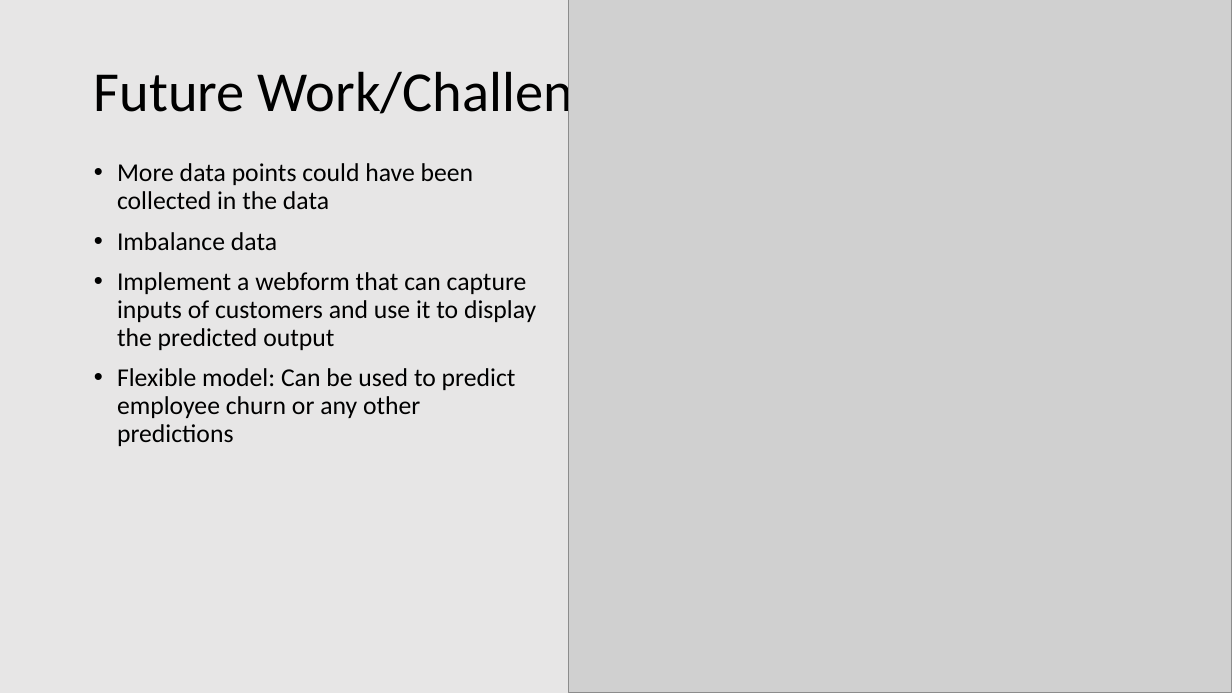
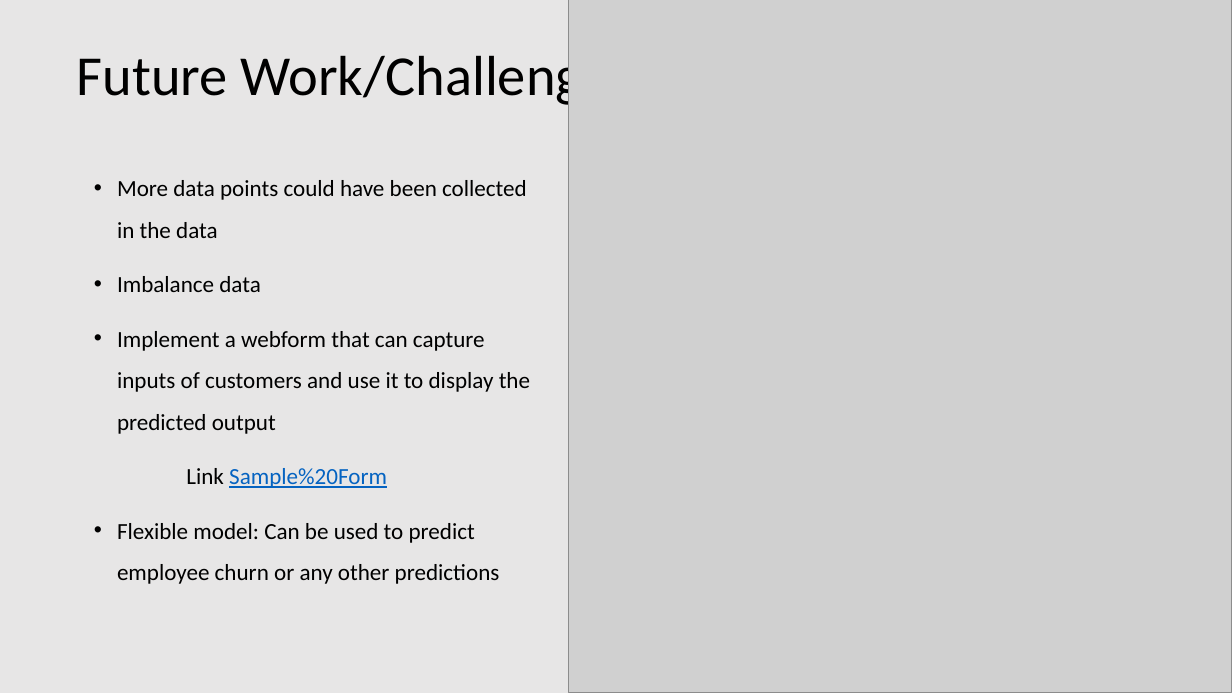
Before and after one commit to Zara1992/Predicting-Customer-Churn, a slide deck: slide 11 of Customer Churn Prediction.pptx. Drawn at 1232x693 pixels with LibreOffice and Linux fonts; fonts in the diff are those of the drawing; grey boxes stand for pictures. Boxes give left, top, right and bottom in pixels: in the first picture for what was removed or moved away, otherwise in the second. Text is boxed around its words. In the diff, an @@ line names an element or a change of style, - is before the commit and + after.

```diff
--- a/Customer Churn Prediction.pptx
+++ b/Customer Churn Prediction.pptx
@@ title "Future Work/Challenges": place and size @@
-title "Future Work/Challenges" at (94,64,649,125)
+title "Future Work/Challenges" at (77,48,632,109)
@@ text at (117,180,530,584): size 20 to 18 pt; line spacing 0.9 to 1.5 @@
@@ text at (186,468,387,488): paragraph added @@
+Link Sample%20Form
```
Also in this commit, not shown: 6 other slides changed, 4 slides added, 3 slides removed, 4 other files.
